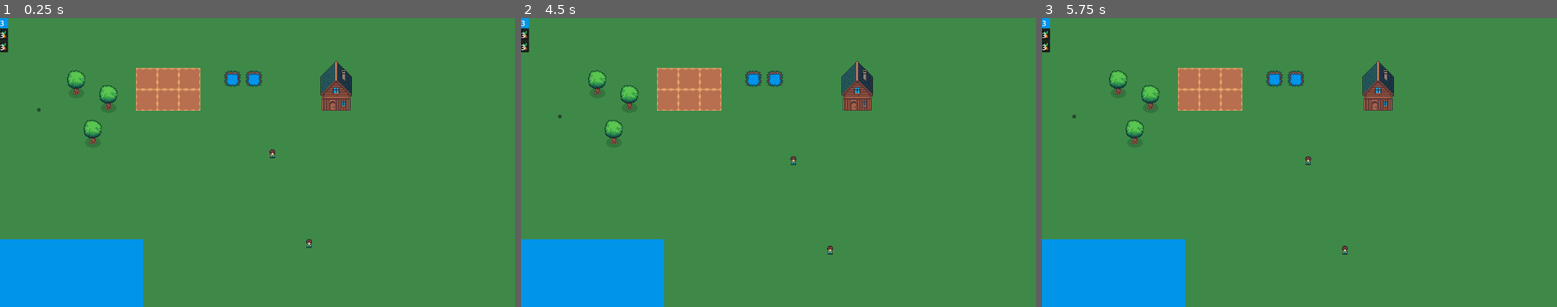
Above: before the commit, frames 1-3 (left to right).
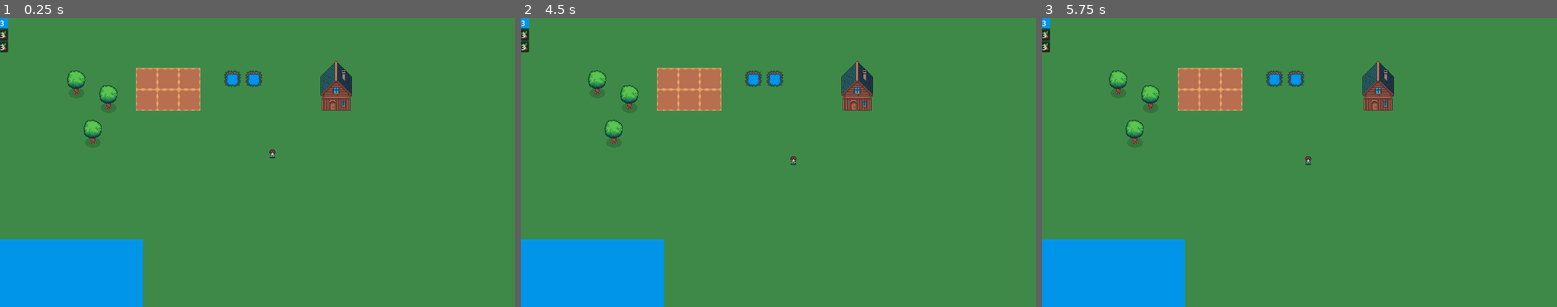
Above: after the commit, the same moments.

Repository: yuiyideyui/fantasy-space
Game: Godot game, scene res://main.tscn
Same seed, same stepped clock (60 frames per second), same inputs: the game is played once before the commit and once after it. The project has no main scene, so this scene is started directly.
Inputs (mouse positions are in pixels of both pictures, inside the frame that each line leads up to):
- Up to frame 1 (0.25 s): no input
- Up to frame 2 (4.5 s): click (521, 20) at 0.52 s; click (521, 20) at 1.27 s; click (521, 20) at 2.02 s; tap Enter at 2.75, 4.25 s; move the mouse to (793, 153) at 2.77 s; hold J (attack) 2.78-3.53 s; click (793, 153) at 2.92 s; tap Space at 3.5 s; move the mouse to (526, 23) at 3.52 s; tap E (interaction) at 3.6 s; click (526, 23) at 3.67 s; move the mouse to (526, 35) at 4.27 s; tap S (walkD) at 4.35 s; click (526, 35) at 4.42 s
- Up to frame 3 (5.75 s): tap Space at 5 s; move the mouse to (1047, 46) at 5.02 s; tap A (walkL) at 5.1 s; click (1047, 46) at 5.17 s

The runs differ from the first frame. In frame 1, less than 0.1% of the frame differs, in the area x 0-61%, y 3-80%; in frame 2, less than 0.1%; in frame 3, less than 0.1%, in the area x 0-60%, y 3-82%.
Error in both runs: Invalid access to property or key 'item_name' on a base object of type 'Resource (ItemData)'. (res://Player/InventoryUI.gd:58)

Commit message:
feat:update

Diff:
--- a/Player/player.gd
+++ b/Player/player.gd
@@ -42,7 +42,7 @@
 ## 含水量消耗
 @export var hydration_decay_rate: float = 0.8
 ## 饥饿/脱水扣血量
-@export var starve_damage_rate: float = 2.0
+@export var starve_damage_rate: float = 1.0
 ## 自动回血量
 @export var heal_rate: float = 1.5
 
@@ -185,7 +185,7 @@
 				#await action_step_completed
 
 		print("动作完成: ", action.type)
-	get_tree().create_timer(5.0)
+	#get_tree().create_timer(5.0)
 	trigger_map_scan()
 # 辅助方法：处理动作表现
 func _play_pose(anim_name: String):
@@ -206,7 +206,7 @@
 			# 注意：请根据你 ItemData 脚本里实际的变量名（category 或 type）进行匹配
 			if item.get("category") == 2:
 				_plant_seed(slot)
-			#else:
+			else:
 				inventory_manager.remove_item_quantity(slot, 1)
 				# 执行常规使用逻辑（如喝水、吃东西）
 				#playerBody._perform_planting(slot)
--- a/Player/playerBody.gd
+++ b/Player/playerBody.gd
@@ -107,11 +107,35 @@
 
 # 设置导航目标
 func set_nav_target(target_pos: Vector2):
-	# 获取离目标点最近的“可通行的导航点”
-	var safe_pos = NavigationServer2D.map_get_closest_point(nav_agent.get_navigation_map(), target_pos)
-	# 如果 AI 给的点在障碍物中间，safe_pos 会自动变成障碍物边缘的点
-	nav_agent.target_position = safe_pos
+	var map := nav_agent.get_navigation_map()
+
+	# 1️⃣ 投影到 NavMesh
+	var projected := NavigationServer2D.map_get_closest_point(map, target_pos)
+
+	# 2️⃣ 计算路径
+	var path := NavigationServer2D.map_get_path(
+		map,
+		global_position,
+		projected,
+		false
+	)
+
+	# 3️⃣ 路径不存在，直接放弃
+	if path.is_empty():
+		print("❌ no valid path")
+		return
+
+	# 4️⃣ 终点 = 真正可达的位置
+	var final_pos := path[path.size() - 1]
+
+	# 5️⃣ 距离偏差太大，说明目标在障碍深处
+	if final_pos.distance_to(target_pos) > 48:
+		print("⚠️ target too deep in obstacle")
+		return
+	print('final_pos',final_pos)
+	nav_agent.target_position = final_pos
 	change_state(State.NAV_WALK)
+
 # wait:注意一下这里还没绑定->
 func _on_navigation_agent_2d_target_reached():
 	# 停止移动逻辑
--- a/main.tscn
+++ b/main.tscn
@@ -23,13 +23,8 @@
 
 [node name="player" parent="NavigationRegion2D/mapLayer" unique_id=1916314207 instance=ExtResource("3_lquwl")]
 npc_name = "张宇（村长）"
-
-[node name="player2" parent="NavigationRegion2D/mapLayer" unique_id=465129501 instance=ExtResource("3_lquwl")]
-position = Vector2(82, 201)
-npc_id = "npc_002"
-npc_name = "王一（村民）"
-personality = "你是一位村民，你需要帮助老村长建立这个村庄"
-satiety = 10.0
+personality = "你是一个聪明的人"
+satiety = 20.0
 
 [node name="Area2D" type="Area2D" parent="NavigationRegion2D/mapLayer" unique_id=1970528449 groups=["staticArea"]]
 script = ExtResource("4_1bvp3")
